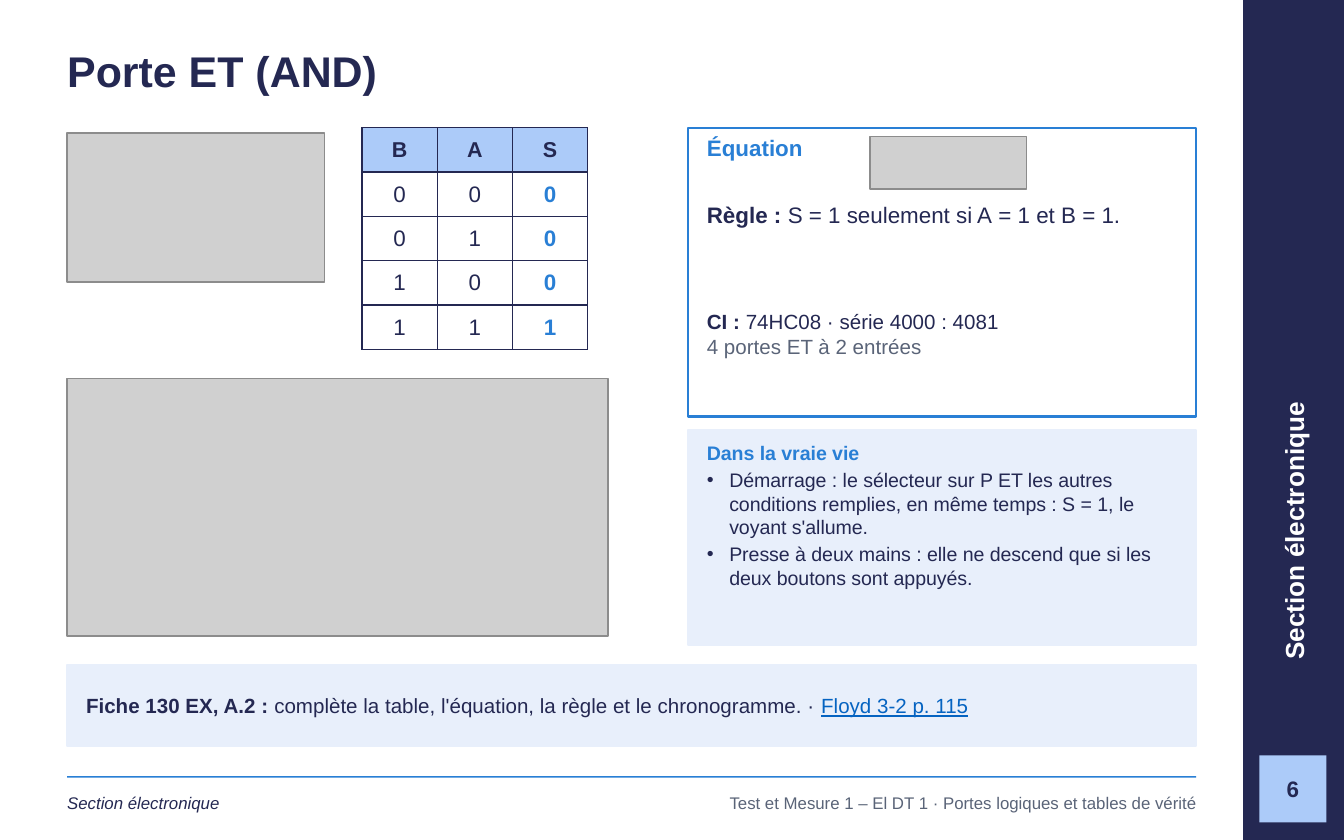
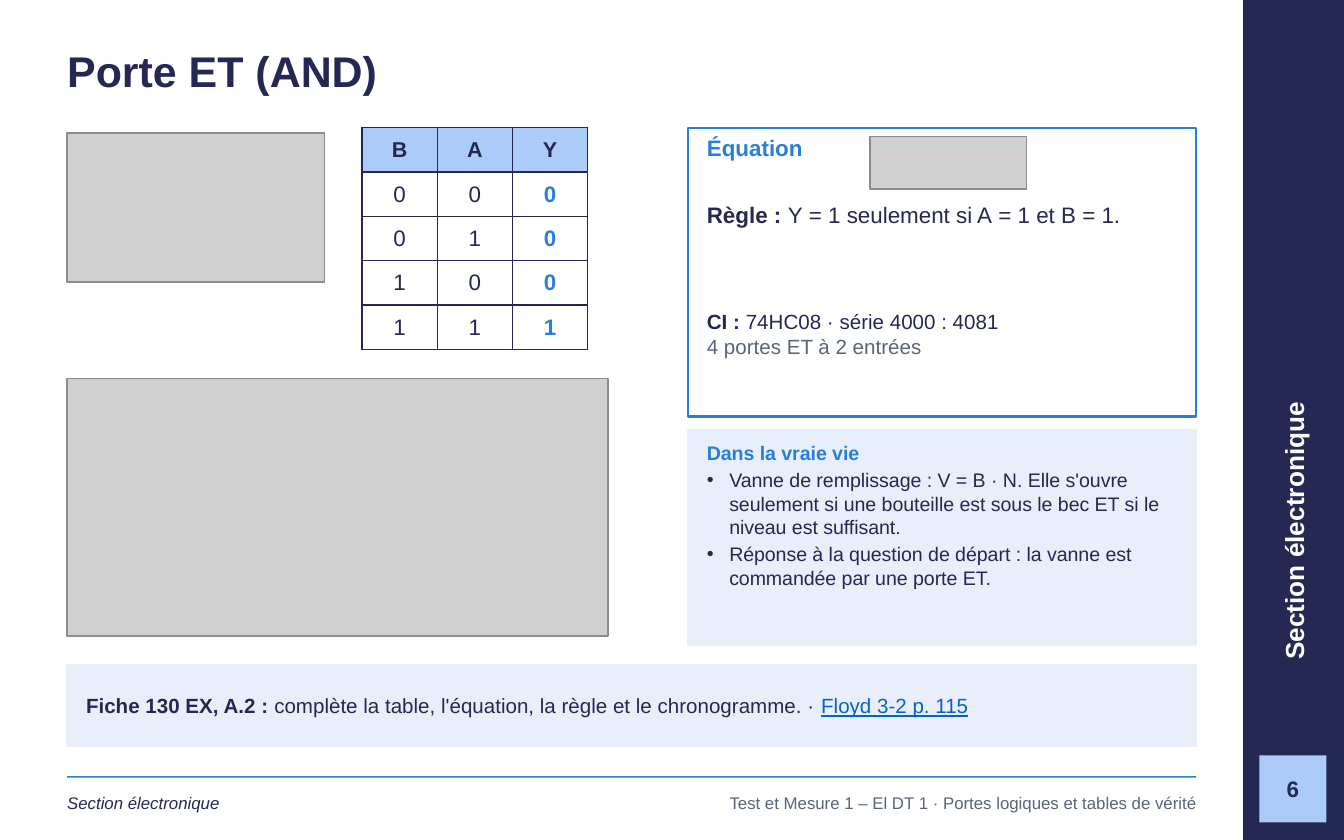
Before and after one commit to GlemoineETML/cours-etml, a slide deck: slide 6 of reference/tm1/semaine-1/120 Portes logiques et tables de vérité.pptx. Drawn at 1344x840 pixels with LibreOffice and Linux fonts; fonts in the diff are those of the drawing; grey boxes stand for pictures; background and template pictures are left out. Boxes give left, top, right and bottom in pixels: in the first picture for what was removed or moved away, otherwise in the second. Text is boxed around its words. In the diff, an @@ line names an element or a change of style, - is before the commit and + after.

```diff
--- a/reference/tm1/semaine-1/120 Portes logiques et tables de vérité.pptx
+++ b/reference/tm1/semaine-1/120 Portes logiques et tables de vérité.pptx
@@ table at <box>362,128,587,339</box> @@
-row 1, column 3: S
+row 1, column 3: Y
@@ text at <box>707,206,1121,228</box>: text changed @@
-Règle : S = 1 seulement si A = 1 et B = 1.
+Règle : Y = 1 seulement si A = 1 et B = 1.
@@ text at <box>729,473,1159,589</box>: text changed @@
-• Démarrage : le sélecteur sur P ET les autres conditions remplies, en même temps : S = 1, le voyant s'allume.
-• Presse à deux mains : elle ne descend que si les deux boutons sont appuyés.
+• Vanne de remplissage : V = B · N. Elle s'ouvre seulement si une bouteille est sous le bec ET si le niveau est suffisant.
+• Réponse à la question de départ : la vanne est commandée par une porte ET.
```
Also in this commit, not shown: 16 other slides changed, 1 slide removed, 4 other files.
